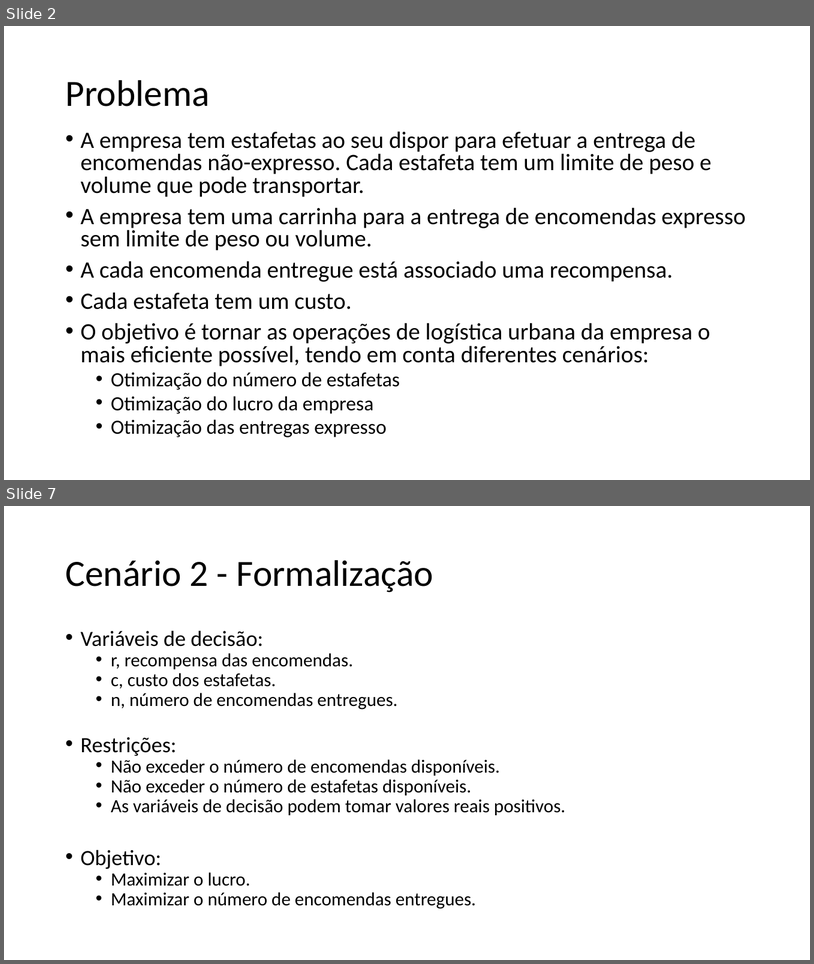
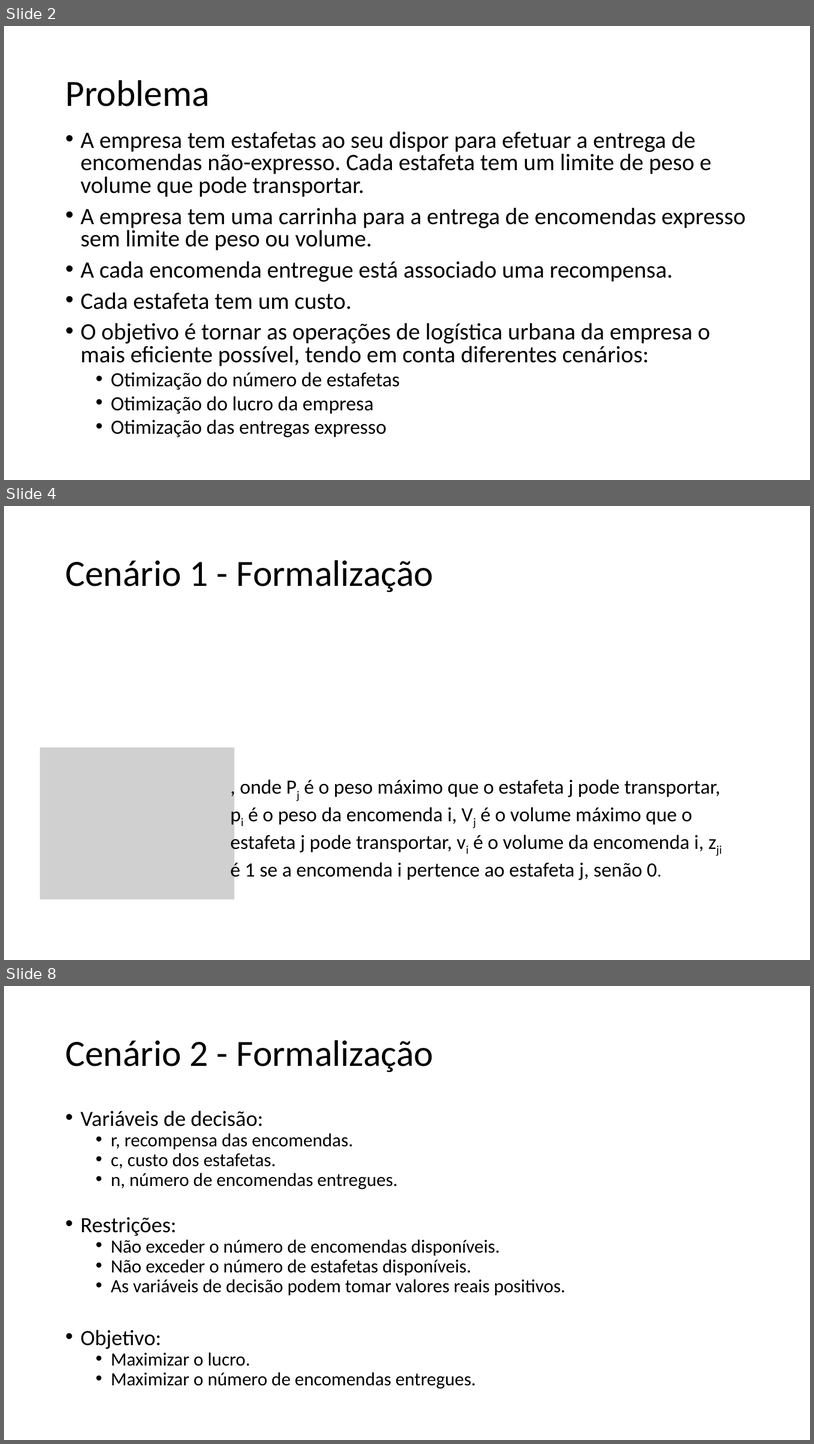
Before and after one commit to ttoino/feup-da-proj1, a slide deck: report/DA – Projeto 1 G12.pptx. Shown one above the other, each under a label of ours: slides 2 and 7 before the commit, slides 2, 4 and 8 after it; the slides between them are not shown. The pictures are 814x964 and 814x1444 pixels, drawn with LibreOffice and Linux fonts; fonts in the diff are those of the drawing; grey boxes stand for pictures. Boxes give left, top, right and bottom in pixels: in the first picture for what was removed or moved away, otherwise in the second. Text is boxed around its words. In the diff, an @@ line names an element or a change of style, - is before the commit and + after.

```diff
--- a/report/DA – Projeto 1 G12.pptx
+++ b/report/DA – Projeto 1 G12.pptx
@@ slide 4 added at box(4, 506, 810, 960), background #FFFFFF @@
@@ title added at box(65, 560, 434, 592), 44 pt, text #000000 @@
+Cenário 1 - Formalização
@@ picture added at box(39, 747, 234, 899) @@
@@ text added at box(230, 779, 720, 881), 24 pt, text #000000 @@
+, onde Pj é o peso máximo que o estafeta j pode transportar, pi é o peso da encomenda i, Vj é o volume máximo que o estafeta j pode transportar, vi é o volume da encomenda i, zji é 1 se a encomenda i pertence ao estafeta j, senão 0.
@@ what was slide 7 is now slide 8 @@
```
Also in this commit, not shown: 8 slides changed.
